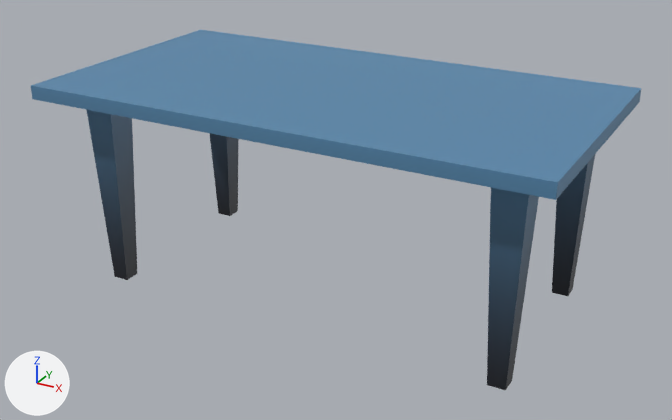
Before and after pictures for a commit that changed the FBX model Assets/GGJ2025/environment/3D Files/Table.fbx.
Both versions are drawn from a camera (50 mm lens) standing at (128.1, -190.0, 93.6) and looking at (44.0, -37.1, 17.2). Every picture has the same lights, and +X, +Y and +Z are marked at lower left. The first picture is the older version. Where no turn or scale is listed for an object, it has been applied to the vertices.

Objects in the first picture: 'Table'.
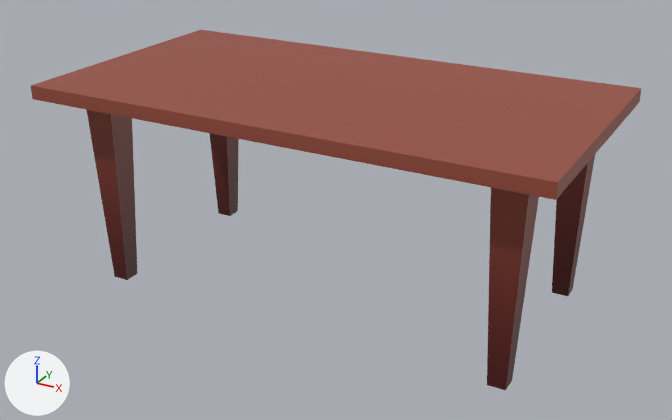
The newer file is also rescaled (x0.124), turned or shifted as a whole; pictures and numbers use the older file's frame.

What differs and where, as boxes (x1, y1, x2, y2) in the pictures (672 x 420 px):
'Table', recoloured (blue to brown)
    both: (31, 30, 641, 390)

What changed in the scene script:
```text
Add img_textures_brick_png:
    img_textures_brick_png = load_image('Textures-Brick.png', '../Textures/Textures-Brick.png', 64, 64, 'sRGB')
Add mat_material_002:
    mat_material_002 = principled_material('Material.002')
    mat_material_002.texture = img_textures_brick_png
Change me_cube_013:
    where me_cube_013.from_pydata(...)  # 40 vertices, 30 faces; spans x -96.1..9.1, y -47.9..7.8, z -27.9..15.4
    remove me_cube_013.materials.append(mat_material_004)  # picture img_textures_lamp_png
    add me_cube_013.materials.append(mat_material_002)  # picture img_textures_brick_png
```
